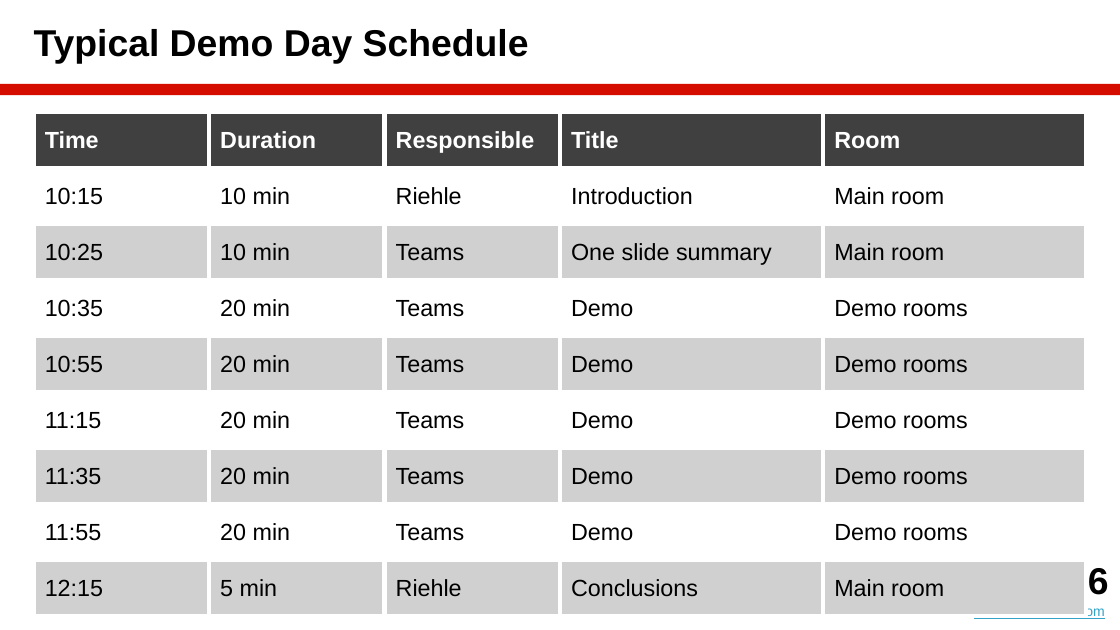
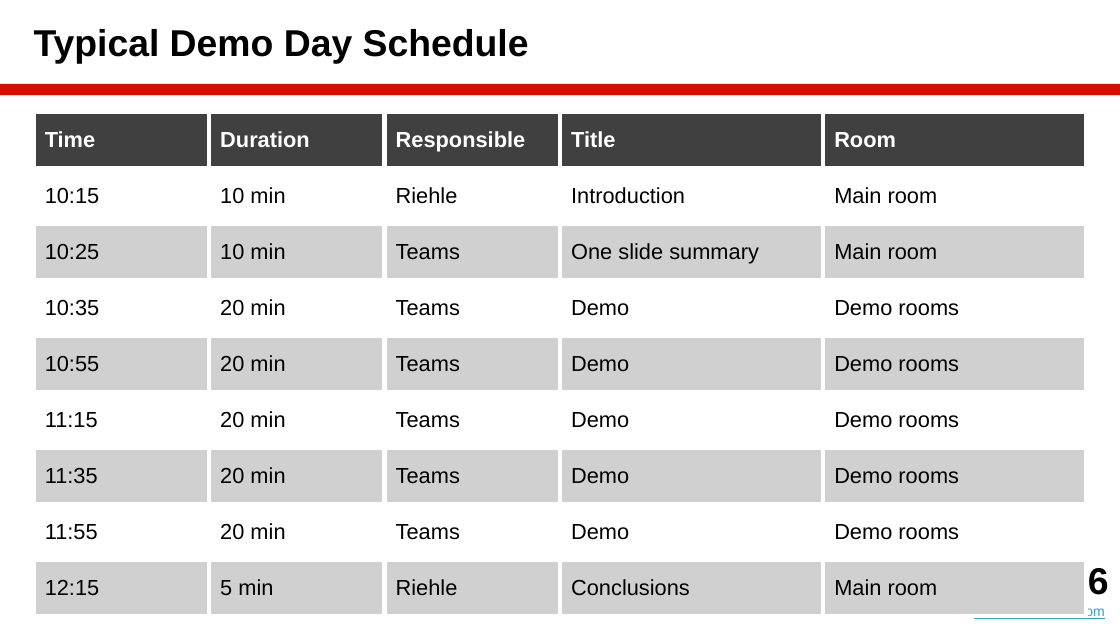
Before and after one commit to dirkriehle/amos-course, a slide deck: slide 6 of Lecture slides/AMOS C01 - Demo Day Preparation.pptx. Drawn at 1120x630 pixels with LibreOffice and Linux fonts; fonts in the diff are those of the drawing. Boxes give left, top, right and bottom in pixels: in the first picture for what was removed or moved away, otherwise in the second. Text is boxed around its words. In the diff, an @@ line names an element or a change of style, - is before the commit and + after.

```diff
--- a/Lecture slides/AMOS C01 - Demo Day Preparation.pptx
+++ b/Lecture slides/AMOS C01 - Demo Day Preparation.pptx
@@ table at (x1=34, y1=112, x2=1088, y2=600) @@
@@ size 15 to 14 pt @@
```
Also in this commit, not shown: 4 other slides changed, 15 other files.
